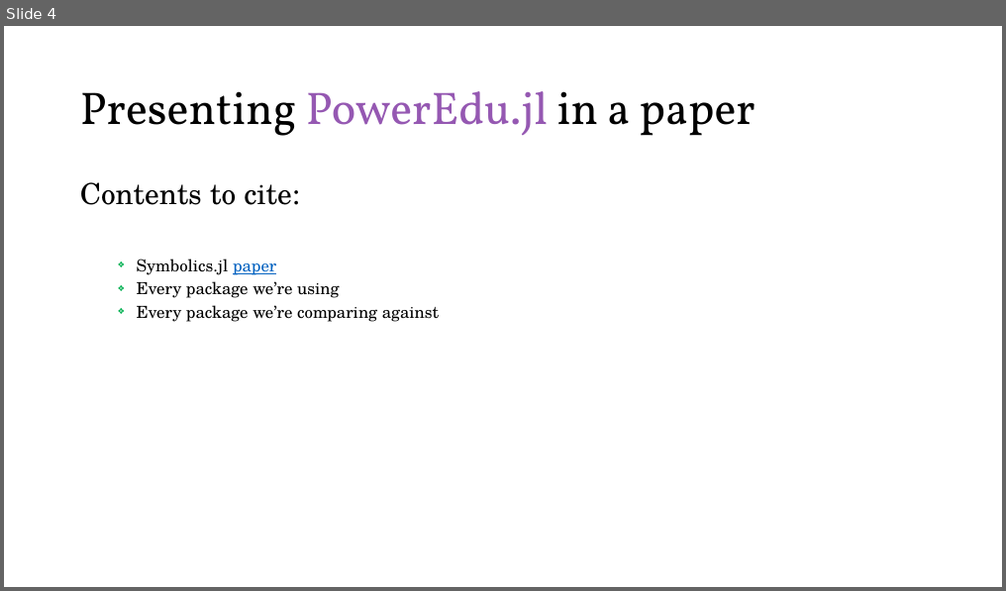
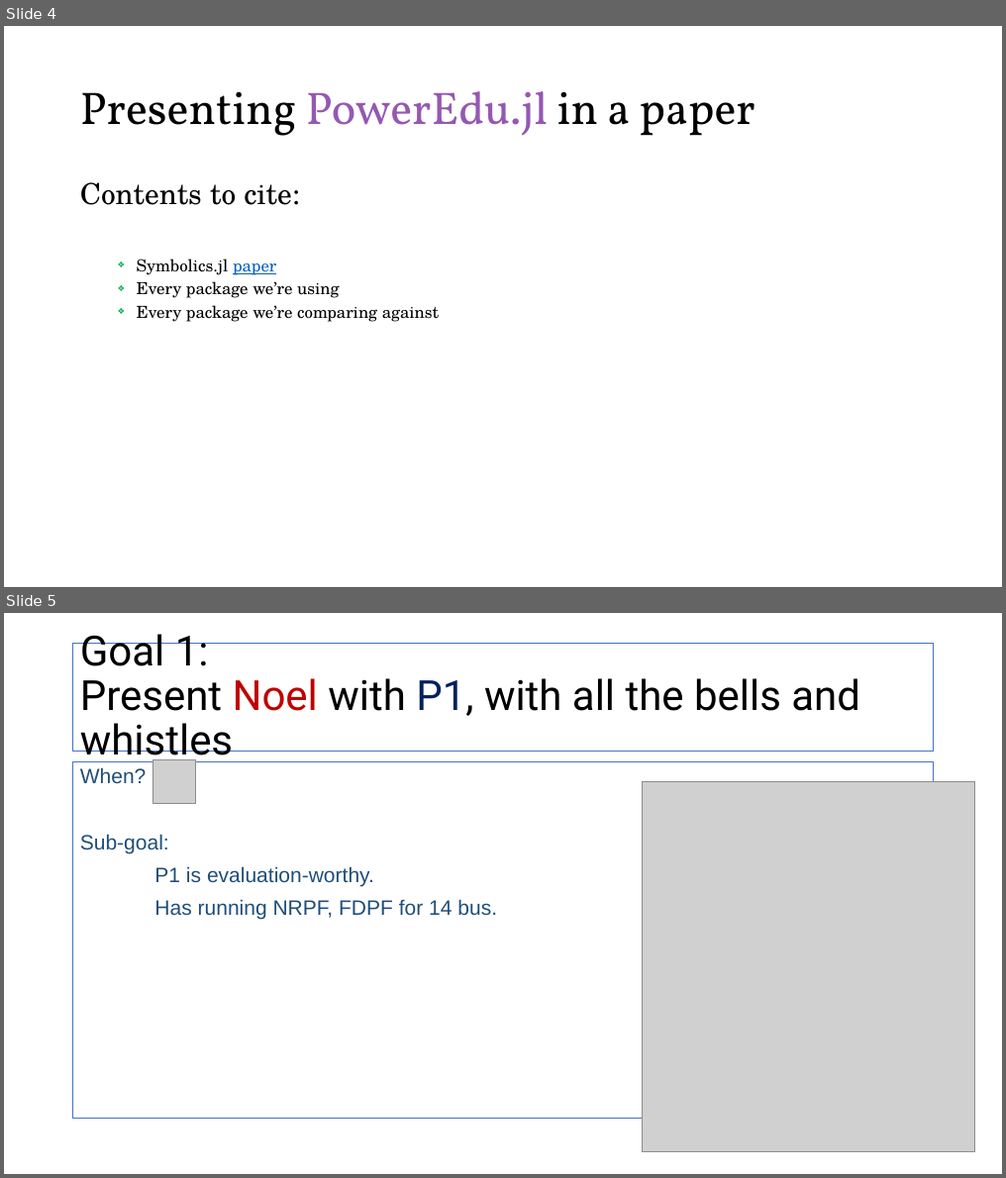
Before and after one commit to Realife-Brahmin/OriginalDocsHub, a slide deck: ee521/plan_for_ee521_in_julia/ee521_julia_plan.pptx. Shown one above the other, each under a label of ours: slide 4 before the commit, slides 4 and 5 after it. The pictures are 1006x591 and 1006x1178 pixels, drawn with LibreOffice and Linux fonts; fonts in the diff are those of the drawing; grey boxes stand for pictures. Boxes give left, top, right and bottom in pixels: in the first picture for what was removed or moved away, otherwise in the second. Text is boxed around its words. In the diff, an @@ line names an element or a change of style, - is before the commit and + after.

```diff
--- a/ee521/plan_for_ee521_in_julia/ee521_julia_plan.pptx
+++ b/ee521/plan_for_ee521_in_julia/ee521_julia_plan.pptx
@@ slide 5 added at bbox=[4, 613, 1002, 1174], background #FFFFFF @@
@@ title added at bbox=[73, 643, 934, 752], outline #4472C4 0.75 pt, 40 pt, text #000000 @@
+Goal 1:
+Present Noel with P1, with all the bells and whistles
@@ picture added at bbox=[152, 761, 195, 803] @@
@@ text added at bbox=[73, 762, 934, 1119], outline #4472C4 0.75 pt, 20 pt, text #1F4E79 @@
+When?
+Sub-goal:
+P1 is evaluation-worthy.
+Has running NRPF, FDPF for 14 bus.
@@ picture added at bbox=[643, 781, 975, 1152] @@
```
Also in this commit, not shown: 1 slide changed, 2 other slides added.
